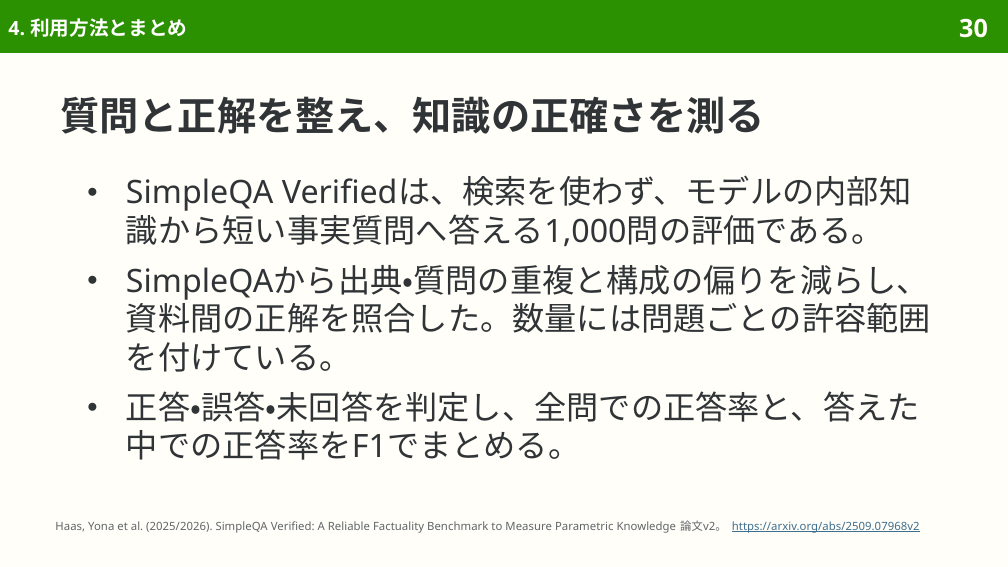
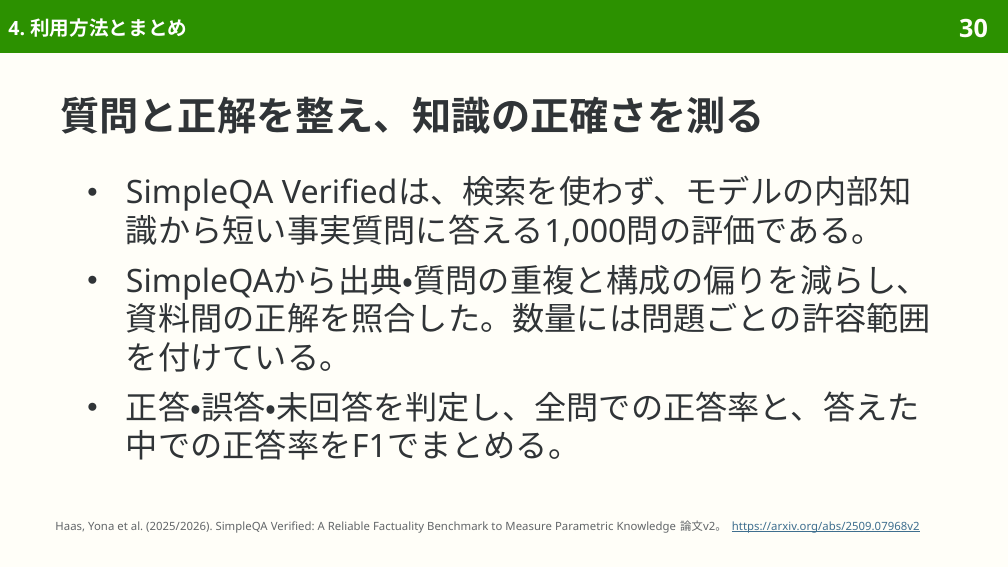
Before and after one commit to sasakiy84/datasets-in-10-minutes, a slide deck: slide 30 of slides/datasets-in-10-minutes-simpleqa-verified.pptx. Drawn at 1008x567 pixels with LibreOffice and Linux fonts; fonts in the diff are those of the drawing. Boxes give left, top, right and bottom in pixels: in the first picture for what was removed or moved away, otherwise in the second. Text is boxed around its words. In the diff, an @@ line names an element or a change of style, - is before the commit and + after.

Commit message:
Proofread simpleqa-verified slides page by page with Gemini

```diff
--- a/slides/datasets-in-10-minutes-simpleqa-verified.pptx
+++ b/slides/datasets-in-10-minutes-simpleqa-verified.pptx
@@ text at [126, 175, 911, 246]: text changed @@
-● SimpleQA Verifiedは、検索を使わず、モデルの内部知識から短い事実質問へ答える1,000問の評価である。
+● SimpleQA Verifiedは、検索を使わず、モデルの内部知識から短い事実質問に答える1,000問の評価である。
```
Also in this commit, not shown: 13 other slides changed, 7 other files.
